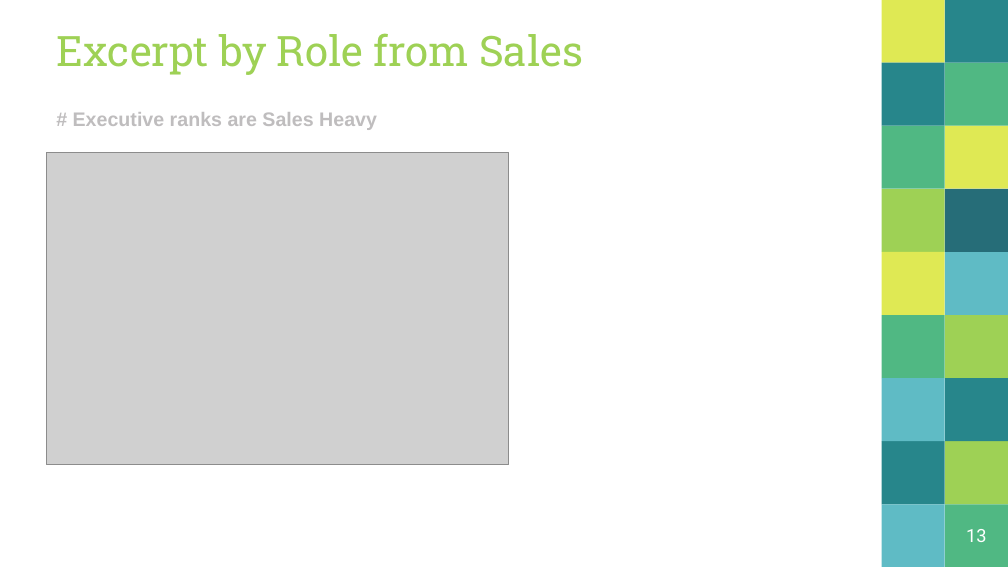
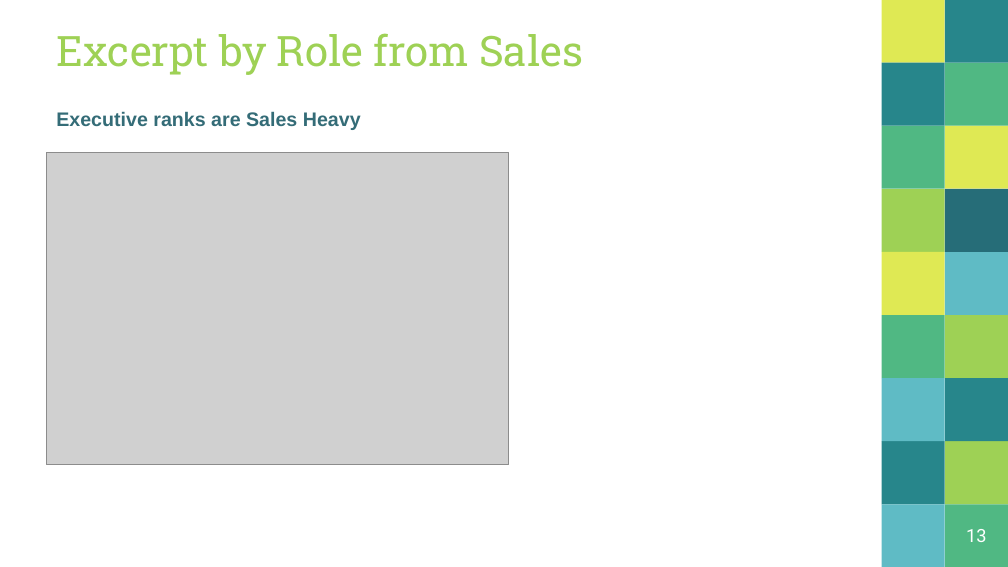
Before and after one commit to ccgraves/DDS-CaseStudy-2, a slide deck: slide 13 of Case_Study_Two.pptx. Drawn at 1008x567 pixels with LibreOffice and Linux fonts; fonts in the diff are those of the drawing; grey boxes stand for pictures. Boxes give left, top, right and bottom in pixels: in the first picture for what was removed or moved away, otherwise in the second. Text is boxed around its words. In the diff, an @@ line names an element or a change of style, - is before the commit and + after.

```diff
--- a/Case_Study_Two.pptx
+++ b/Case_Study_Two.pptx
@@ text at box(56, 111, 361, 130): text changed; text colour #BFBDBE to #346C77 @@
-# Executive ranks are Sales Heavy
+Executive ranks are Sales Heavy
```
Also in this commit, not shown: 2 other slides changed.
